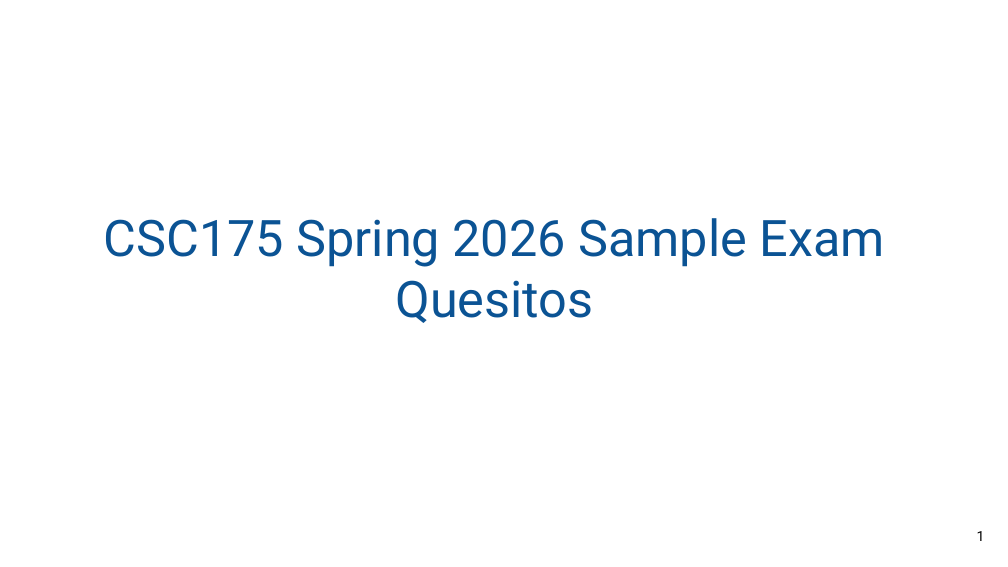
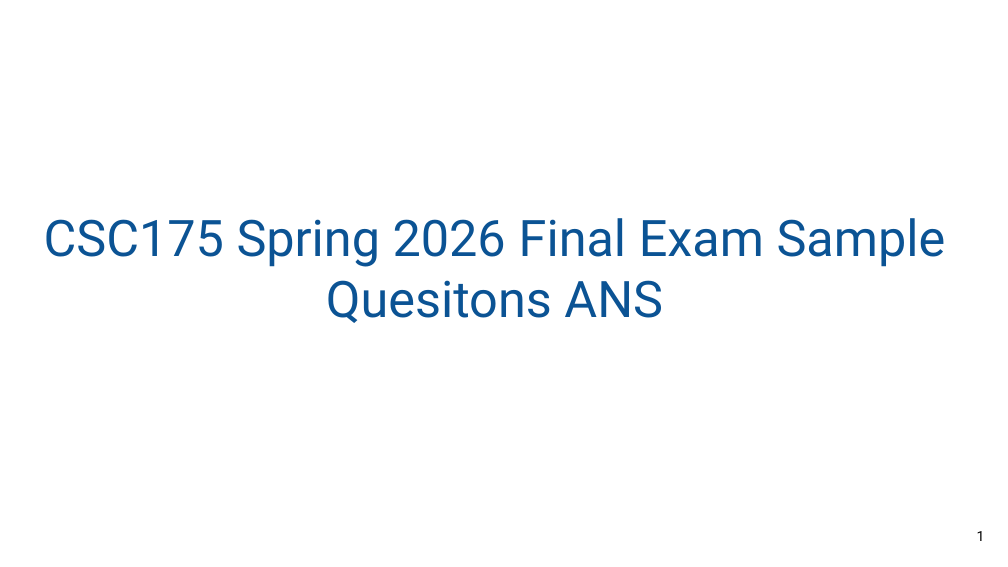
Before and after one commit to guhofstra/CSC175Sp26, a slide deck: slide 1 of Exams/2026 Midterm Final Sample Questions.pptx. Drawn at 1008x567 pixels with LibreOffice and Linux fonts; fonts in the diff are those of the drawing. Boxes give left, top, right and bottom in pixels: in the first picture for what was removed or moved away, otherwise in the second. Text is boxed around its words. In the diff, an @@ line names an element or a change of style, - is before the commit and + after.

```diff
--- a/Exams/2026 Midterm Final Sample Questions.pptx
+++ b/Exams/2026 Midterm Final Sample Questions.pptx
@@ text at (44,218,946,323): text changed @@
-CSC175 Spring 2026 Sample Exam Quesitos
+CSC175 Spring 2026 Final Exam Sample Quesitons ANS
```
Also in this commit, not shown: 1 slide removed, 4 other files.
